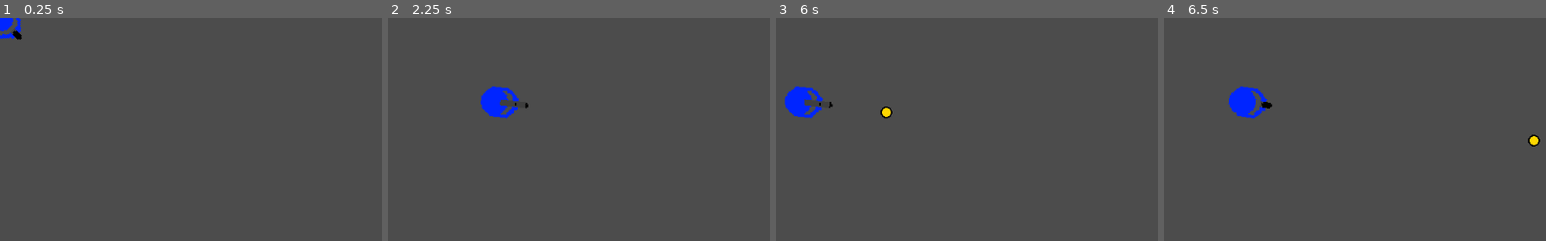
Above: before the commit, frames 1-4 (left to right).
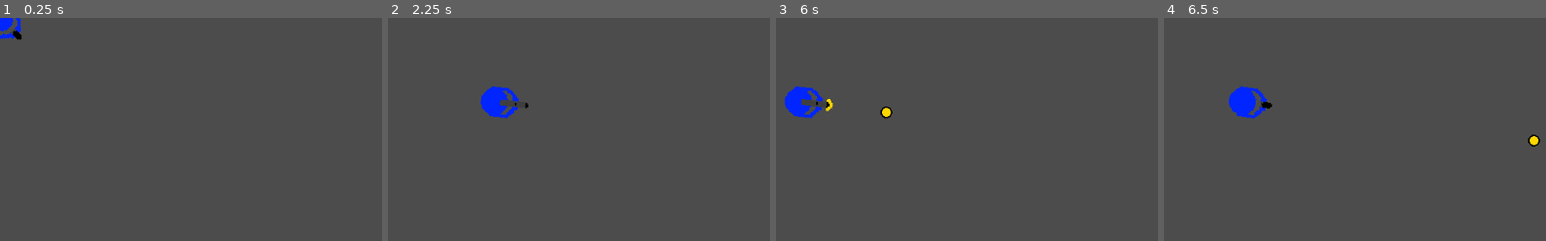
Above: after the commit, the same moments.

Repository: GregorioFornetti/Zigmor
Game: Godot game, scene res://Cenas/MapaDeTestes.tscn
The game is run twice, just before and just after one commit, with the same random seed, the same clock (stepped at 60 frames per second) and the same inputs.
Inputs (mouse positions are % of the whole screen's width and height, from its top left):
- Up to frame 1 (0.25 s): no input
- Up to frame 2 (2.25 s): tap Enter at 0.5 s; move the mouse to (72, 45) at 0.52 s; hold Right (ui_right) 0.53-1.28 s; hold 1 (change_weapon_to_pistol) 0.53-1.28 s; tap 2 (change_weapon_to_shotgun) at 0.8, 1.35 s; move the mouse to (30, 55) at 1.27 s; hold Down (ui_down) 1.28-2.03 s; tap 3 (change_weapon_to_sniper) at 1.55 s; move the mouse to (60, 28) at 2.02 s; hold Right (ui_right) from 2.03 s (still down); hold 3 (change_weapon_to_sniper) from 2.03 s (still down)
- Up to frame 3 (6 s): click (60, 28) at 2.3 s; move the mouse to (45, 70) at 2.77 s; release Right (ui_right) at 2.78 s; release 3 (change_weapon_to_sniper) at 2.78 s; hold Up (ui_up) 2.78-3.53 s; click (45, 70) at 2.85 s; tap 1 (change_weapon_to_pistol) at 3.05 s; move the mouse to (80, 65) at 3.52 s; hold 1 (change_weapon_to_pistol) 3.53-4.28 s; hold Left (ui_left) 3.53-5.03 s; tap 2 (change_weapon_to_shotgun) at 3.8, 4.35 s; tap R (reload_weapon) at 4.15 s; move the mouse to (20, 35) at 4.27 s; tap 3 (change_weapon_to_sniper) at 4.55 s; move the mouse to (55, 50) at 5.02 s; hold Down (ui_down) 5.03-5.78 s; hold 3 (change_weapon_to_sniper) 5.03-5.78 s; click (55, 50) at 5.3 s; move the mouse to (35, 25) at 5.77 s; hold Right (ui_right) from 5.78 s (still down); click (35, 25) at 5.85 s
- Up to frame 4 (6.5 s): keep holding Right (ui_right); tap 1 (change_weapon_to_pistol) at 6.05 s
The pictures show only the part of the screen within x 0-50%, y 0-50%; the shares and areas given below are measured in that part.

Frames 1-2 are identical in both runs. In frame 3, 0.1% of the frame differs, in the area x 6-15%, y 36-42%; in frame 4, nothing differs.

Commit message:
animações e melhorias
- melhorias na estrutura de atributos
- animações ao atirar

Diff:
--- a/Cenas/Interfaces/Interface.gd
+++ b/Cenas/Interfaces/Interface.gd
@@ -10,6 +10,7 @@
 
 func update_weaponAndAmmo_interface(weapon_index, current_ammo, total_ammo):
 	current_weapon_sprite.frame = weapon_index
+	print(total_ammo)
 	if total_ammo >= 0:
 		ammo_info_label.text = str(current_ammo) + "/" + str(total_ammo)
 	else:
--- a/Cenas/Player/Player.gd
+++ b/Cenas/Player/Player.gd
@@ -4,53 +4,52 @@
 onready var shoot_timer = $Shoot_timer
 onready var reload_timer = $Reload_timer
 onready var Interface = get_parent().get_node("Interface")
+onready var shoot_animation = $ShootAnimations
+onready var Pistol_bullet = preload('res://Cenas/Bullets/Pistol_bullet.tscn')
+onready var Shotgun_bullet = preload("res://Cenas/Bullets/Shotgun_bullet.tscn")
+onready var Sniper_bullet = preload("res://Cenas/Bullets/Sniper_bullet.tscn")
 
 enum {PISTOL, SHOTGUN, SNIPER}
 var attributes = {
 	"player" : {},
 	PISTOL : {
-		"bullet": preload('res://Cenas/Bullets/Pistol_bullet.tscn'),
 		"damage": 5,
 		"reload_time": 3,
 		"fire_rate": 1,
-		"magazine_capacity": 6
+		"magazine_capacity": 6,
+		"status" : {
+			"qnt_reloaded_bullets": 6,
+			"qnt_total_bullets" : -1,  # numero negativo de balas representa que é infinito.
+			"time_left": 0,
+			"ready_to_shoot": true
+		}
 	},
 	SHOTGUN : {
-		"bullet": preload("res://Cenas/Bullets/Shotgun_bullet.tscn"),
 		"damage": 1,
 		"reload_time": 4,
 		"fire_rate": 1.5,
-		"magazine_capacity": 2
+		"magazine_capacity": 2,
+		"status" : {
+			"qnt_reloaded_bullets": 2,
+			"qnt_total_bullets" : 10,
+			"time_left": 0,
+			"ready_to_shoot": true
+		}
 	},
 	SNIPER : {
-		"bullet": preload("res://Cenas/Bullets/Sniper_bullet.tscn"),
 		"damage": 10,
 		"reload_time": 5,
 		"fire_rate": 2,
-		"magazine_capacity": 5
+		"magazine_capacity": 5,
+		"status" : {
+			"qnt_reloaded_bullets": 5,
+			"qnt_total_bullets" : 20,
+			"time_left": 0,
+			"ready_to_shoot": true
+		}
 	}
 }
-var weapons_status = {
-	# Time left = tempo que faltou para poder atirar mais uma vez.
-	PISTOL : {
-		"qnt_reloaded_bullets": attributes[PISTOL]['magazine_capacity'],
-		"qnt_total_bullets" : -1,  # numero negativo de balas representa que é infinito.
-		"time_left": 0,
-		"ready_to_shoot": true
-	},
-	SHOTGUN : {
-		"qnt_reloaded_bullets": attributes[SHOTGUN]['magazine_capacity'],
-		"qnt_total_bullets" : 10,
-		"time_left": 0,
-		"ready_to_shoot": true
-	},
-	SNIPER : {
-		"qnt_reloaded_bullets": attributes[SNIPER]['magazine_capacity'],
-		"qnt_total_bullets" : 20,
-		"time_left": 0,
-		"ready_to_shoot": true
-	}
-}
+
 var velocity = Vector2.ZERO
 var rotation_fix = PI / 2
 var speed = 150
@@ -74,9 +73,9 @@
 			reload_current_weapon()
 
 		if event.get_action_strength("shoot"):
-			if weapons_status[current_weapon]['qnt_reloaded_bullets'] == 0:
+			if attributes[current_weapon]['status']['qnt_reloaded_bullets'] == 0:
 				reload_current_weapon()
-			elif weapons_status[current_weapon]['ready_to_shoot'] and not reloading:
+			elif attributes[current_weapon]['status']['ready_to_shoot'] and not reloading:
 				shoot()
 
 func _process(delta):
@@ -93,37 +92,50 @@
 	rotation = (get_global_mouse_position() - global_position).angle() + rotation_fix
 
 func update_weapons_interface():
-	Interface.update_weaponAndAmmo_interface(current_weapon, weapons_status[current_weapon]['qnt_reloaded_bullets'], weapons_status[current_weapon]['qnt_total_bullets'])
+	Interface.update_weaponAndAmmo_interface(current_weapon, attributes[current_weapon]['status']['qnt_reloaded_bullets'], attributes[current_weapon]['status']['qnt_total_bullets'])
+
+func update_weapon_animation():
+	if current_weapon == PISTOL:
+		shoot_animation.play("Pistol")
+	elif current_weapon == SHOTGUN:
+		shoot_animation.play("Shotgun")
+	else:
+		shoot_animation.play("Sniper")
 
 func reload_current_weapon():
-	if not reloading and weapons_status[current_weapon]['qnt_reloaded_bullets'] != attributes[current_weapon]['magazine_capacity'] and weapons_status[current_weapon]['qnt_total_bullets'] != 0:
+	if not reloading and attributes[current_weapon]['status']['qnt_reloaded_bullets'] != attributes[current_weapon]['magazine_capacity'] and attributes[current_weapon]['status']['qnt_total_bullets'] != 0:
 		reloading = true
 		reload_timer.start(attributes[current_weapon]['reload_time'])
 
 func change_weapon(new_weapon):
 	if new_weapon != current_weapon:
-		if not weapons_status[current_weapon]['ready_to_shoot']:
-			weapons_status[current_weapon]['time_left'] = shoot_timer.time_left
-		if not weapons_status[new_weapon]['ready_to_shoot']:
-			shoot_timer.start(weapons_status[new_weapon]['time_left'])
+		if not attributes[current_weapon]['status']['ready_to_shoot']:
+			attributes[current_weapon]['status']['time_left'] = shoot_timer.time_left
+		if not attributes[new_weapon]['status']['ready_to_shoot']:
+			shoot_timer.start(attributes[new_weapon]['status']['time_left'])
 
 		sprite.frame = new_weapon
 		current_weapon = new_weapon
 		reloading = false
 		reload_timer.stop()
+		shoot_animation.stop()
 		update_weapons_interface()
 
 func shoot():
 	var direction = Vector2(0, -1).rotated(rotation)
-	if current_weapon == SHOTGUN:
+	if current_weapon == PISTOL:
+		instantiate_bullet(Pistol_bullet, attributes[current_weapon]['damage'], direction)
+	elif current_weapon == SHOTGUN:
 		for i in range(12):
-			instantiate_bullet(attributes[current_weapon]['bullet'], attributes[current_weapon]['damage'], direction.rotated(rand_range(-PI/12, PI/12)))
+			instantiate_bullet(Shotgun_bullet, attributes[current_weapon]['damage'], direction.rotated(rand_range(-PI/12, PI/12)))
 	else:
-		instantiate_bullet(attributes[current_weapon]['bullet'], attributes[current_weapon]['damage'], direction)
+		instantiate_bullet(Sniper_bullet, attributes[current_weapon]['damage'], direction)
+
 	shoot_timer.start(attributes[current_weapon]['fire_rate'])
-	weapons_status[current_weapon]['ready_to_shoot'] = false
-	weapons_status[current_weapon]['qnt_reloaded_bullets'] -= 1
+	attributes[current_weapon]['status']['ready_to_shoot'] = false
+	attributes[current_weapon]['status']['qnt_reloaded_bullets'] -= 1
 	update_weapons_interface()
+	update_weapon_animation()
 
 func instantiate_bullet(bullet_type, damage, direction):
 	var bullet = bullet_type.instance()
@@ -132,20 +144,20 @@
 
 
 func _on_Shoot_timer_timeout():
-	weapons_status[current_weapon]['ready_to_shoot'] = true
+	attributes[current_weapon]['status']['ready_to_shoot'] = true
 
 func _on_Reload_timer_timeout():
 	reloading = false
-	var bullets_to_reload = attributes[current_weapon]['magazine_capacity'] - weapons_status[current_weapon]['qnt_reloaded_bullets']
+	var bullets_to_reload = attributes[current_weapon]['magazine_capacity'] - attributes[current_weapon]['status']['qnt_reloaded_bullets']
 
-	if weapons_status[current_weapon]['qnt_total_bullets'] < 0:
-		weapons_status[current_weapon]['qnt_reloaded_bullets'] = attributes[current_weapon]['magazine_capacity']
+	if attributes[current_weapon]['status']['qnt_total_bullets'] < 0:
+		attributes[current_weapon]['status']['qnt_reloaded_bullets'] = attributes[current_weapon]['magazine_capacity']
 
-	elif weapons_status[current_weapon]['qnt_total_bullets'] >= bullets_to_reload:
-		weapons_status[current_weapon]['qnt_reloaded_bullets'] = attributes[current_weapon]['magazine_capacity']
-		weapons_status[current_weapon]['qnt_total_bullets'] -= bullets_to_reload
+	elif attributes[current_weapon]['status']['qnt_total_bullets'] >= bullets_to_reload:
+		attributes[current_weapon]['status']['qnt_reloaded_bullets'] = attributes[current_weapon]['magazine_capacity']
+		attributes[current_weapon]['status']['qnt_total_bullets'] -= bullets_to_reload
 
 	else:
-		weapons_status[current_weapon]['qnt_reloaded_bullets'] = weapons_status[current_weapon]['qnt_total_bullets']
-		weapons_status[current_weapon]['qnt_total_bullets'] = 0
+		attributes[current_weapon]['status']['qnt_reloaded_bullets'] = attributes[current_weapon]['status']['qnt_total_bullets']
+		attributes[current_weapon]['status']['qnt_total_bullets'] = 0
 	update_weapons_interface()
--- a/Cenas/Player/Player.tscn
+++ b/Cenas/Player/Player.tscn
@@ -8,6 +8,54 @@
 
 [sub_resource type="CircleShape2D" id=2]
 radius = 19.9458
+
+[sub_resource type="Animation" id=3]
+resource_name = "Pistol"
+length = 1.6
+tracks/0/type = "value"
+tracks/0/path = NodePath("Sprite:frame")
+tracks/0/interp = 1
+tracks/0/loop_wrap = true
+tracks/0/imported = false
+tracks/0/enabled = true
+tracks/0/keys = {
+"times": PoolRealArray( 0, 0.4, 0.8, 1.2 ),
+"transitions": PoolRealArray( 1, 1, 1, 1 ),
+"update": 1,
+"values": [ 3, 6, 9, 0 ]
+}
+
+[sub_resource type="Animation" id=4]
+resource_name = "Shotgun"
+length = 1.6
+tracks/0/type = "value"
+tracks/0/path = NodePath("Sprite:frame")
+tracks/0/interp = 1
+tracks/0/loop_wrap = true
+tracks/0/imported = false
+tracks/0/enabled = true
+tracks/0/keys = {
+"times": PoolRealArray( 0, 0.4, 0.8, 1.2 ),
+"transitions": PoolRealArray( 1, 1, 1, 1 ),
+"update": 1,
+"values": [ 4, 7, 10, 1 ]
+}
+
+[sub_resource type="Animation" id=5]
+resource_name = "Sniper"
+length = 1.6
+tracks/0/type = "value"
+tracks/0/path = NodePath("Sprite:frame")
+tracks/0/interp = 1
+tracks/0/loop_wrap = true
+tracks/0/imported = false
+tracks/0/enabled = true
+tracks/0/keys = {
+"times": PoolRealArray( 0, 0.4, 0.8, 1.2 ),
+"transitions": PoolRealArray( 1, 1, 1, 1 ),
+"update": 1,
+"values": [ 5, 8, 11, 2 ]
+}
 
 [node name="Player" type="KinematicBody2D"]
 script = ExtResource( 2 )
@@ -36,5 +84,11 @@
 [node name="Reload_timer" type="Timer" parent="."]
 one_shot = true
 
+[node name="ShootAnimations" type="AnimationPlayer" parent="."]
+playback_speed = 5.0
+anims/Pistol = SubResource( 3 )
+anims/Shotgun = SubResource( 4 )
+anims/Sniper = SubResource( 5 )
+
 [connection signal="timeout" from="Shoot_timer" to="." method="_on_Shoot_timer_timeout"]
 [connection signal="timeout" from="Reload_timer" to="." method="_on_Reload_timer_timeout"]
Not shown: 1 places in Cenas/Player/Player.tscn that only renumber resources
